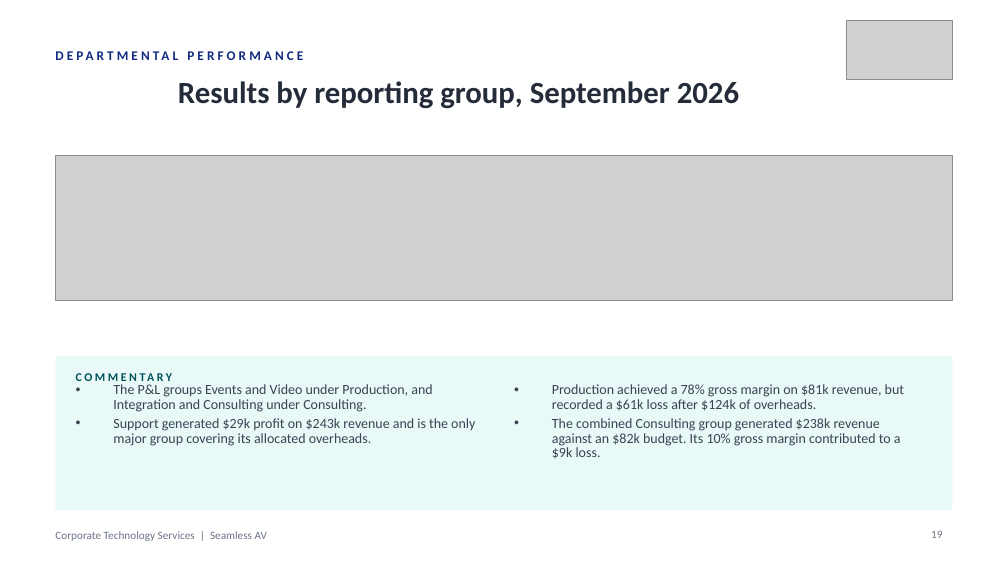
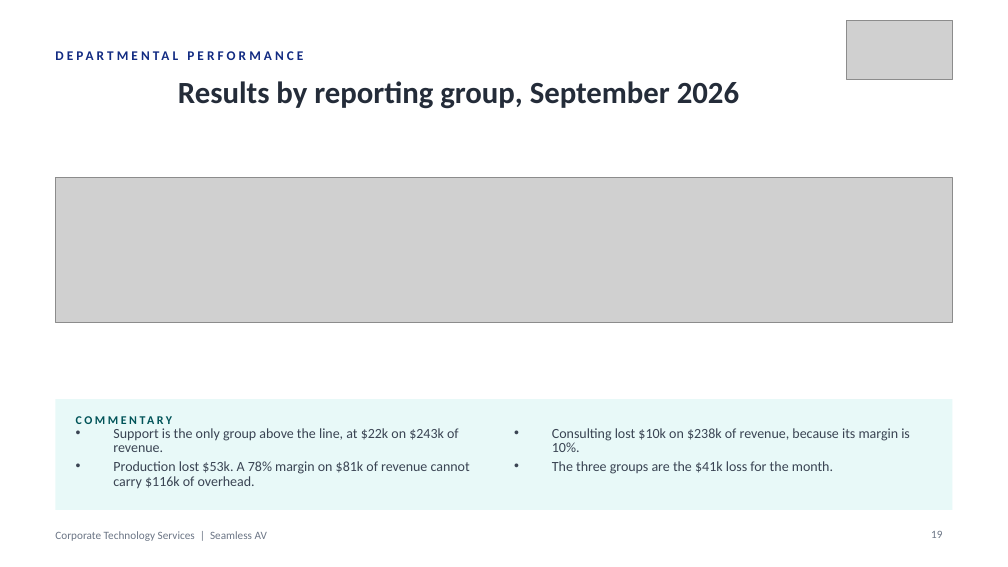
Before and after one commit to WesleyNelson-O33/Claude, a slide deck: slide 19 of deck/CTS Monthly Business Review - 30092026.pptx. Drawn at 1008x567 pixels with LibreOffice and Linux fonts; fonts in the diff are those of the drawing; grey boxes stand for pictures. Boxes give left, top, right and bottom in pixels: in the first picture for what was removed or moved away, otherwise in the second. Text is boxed around its words. In the diff, an @@ line names an element or a change of style, - is before the commit and + after.

```diff
--- a/deck/CTS Monthly Business Review - 30092026.pptx
+++ b/deck/CTS Monthly Business Review - 30092026.pptx
@@ picture moved from (x1=55, y1=155, x2=953, y2=300) to (x1=55, y1=177, x2=953, y2=323) @@
@@ rectangle resized from (x1=55, y1=356, x2=953, y2=510) to (x1=55, y1=399, x2=953, y2=510) @@
@@ text "COMMENTARY" moved from (x1=76, y1=364, x2=378, y2=389) to (x1=76, y1=407, x2=378, y2=432) @@
@@ text at (x1=113, y1=428, x2=470, y2=489): text changed @@
-• The P&L groups Events and Video under Production, and Integration and Consulting under Consulting.
-• Support generated $29k profit on $243k revenue and is the only major group covering its allocated overheads.
+• Support is the only group above the line, at $22k on $243k of revenue.
+• Production lost $53k. A 78% margin on $81k of revenue cannot carry $116k of overhead.
@@ text at (x1=552, y1=428, x2=910, y2=474): text changed @@
-• Production achieved a 78% gross margin on $81k revenue, but recorded a $61k loss after $124k of overheads.
-• The combined Consulting group generated $238k revenue against an $82k budget. Its 10% gross margin contributed to a $9k loss.
+• Consulting lost $10k on $238k of revenue, because its margin is 10%.
+• The three groups are the $41k loss for the month.
```
Also in this commit, not shown: 10 other slides changed, 36 other files.
